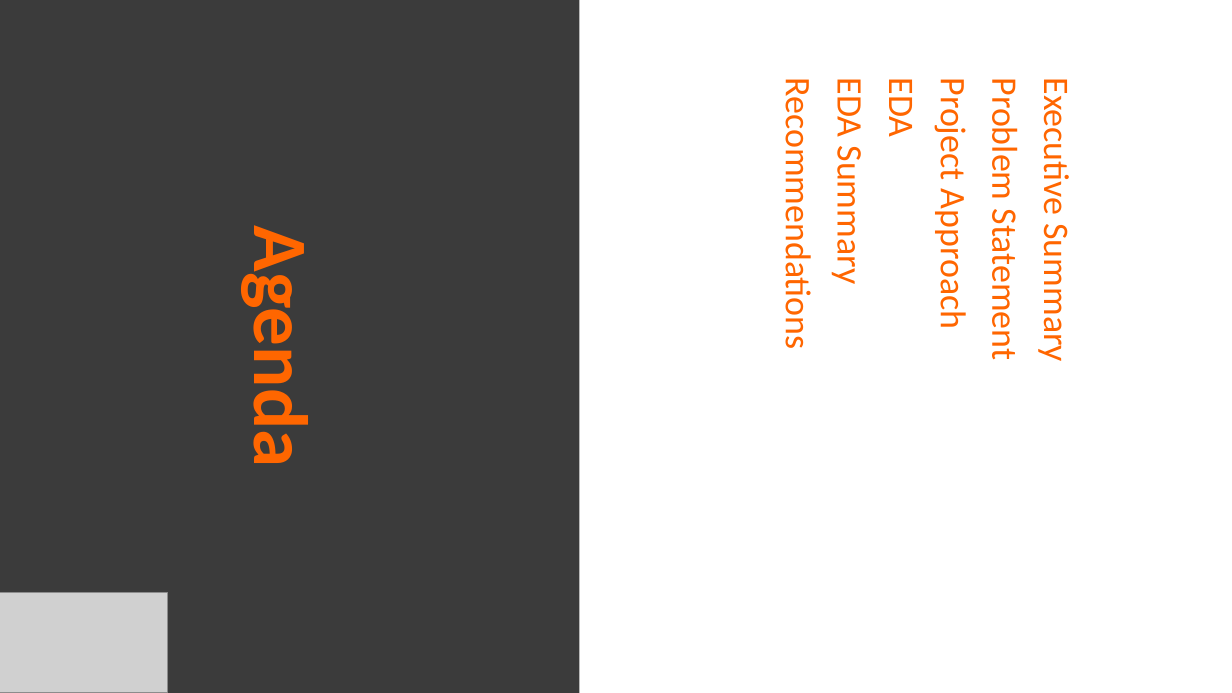
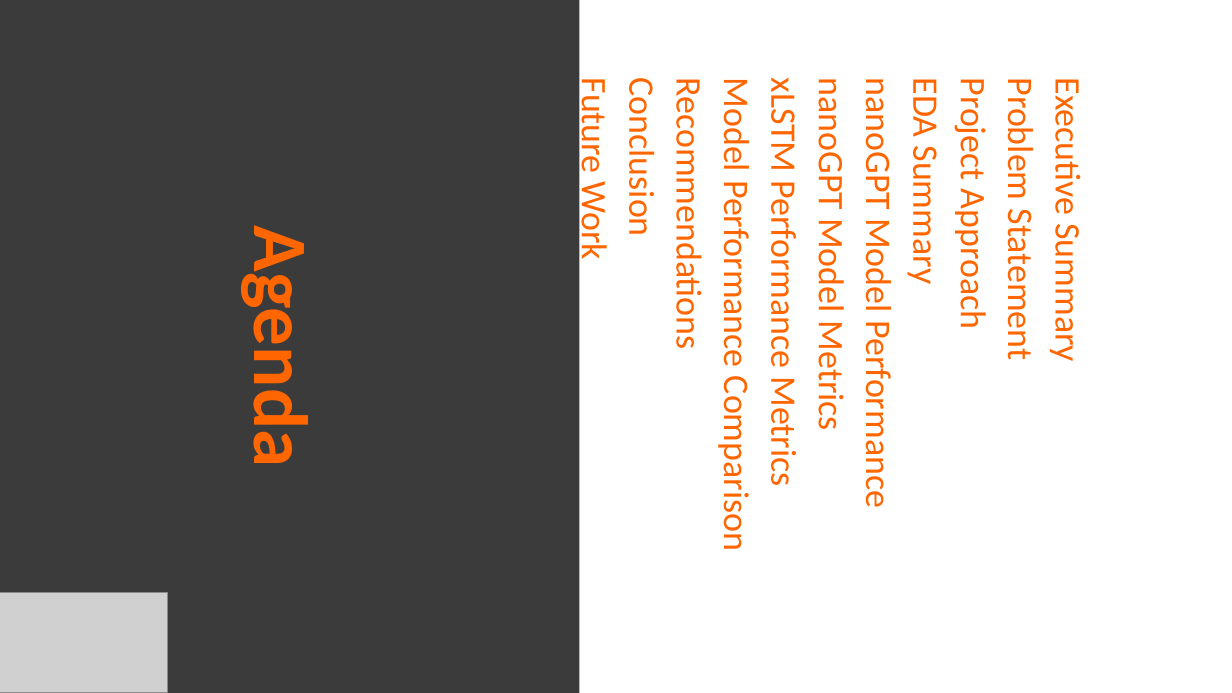
Before and after one commit to samson12193/xLSTM_Hate_Speech_Detector, a slide deck: slide 2 of Data Glacier Internship.pptx. Drawn at 1232x693 pixels with LibreOffice and Linux fonts; fonts in the diff are those of the drawing; grey boxes stand for pictures. Boxes give left, top, right and bottom in pixels: in the first picture for what was removed or moved away, otherwise in the second. Text is boxed around its words. In the diff, an @@ line names an element or a change of style, - is before the commit and + after.

```diff
--- a/Data Glacier Internship.pptx
+++ b/Data Glacier Internship.pptx
@@ subtitle at [572,87,664,258]: paragraphs added @@
+Conclusion
+Future Work
@@ subtitle at [667,84,1090,358]: line spacing 0.9 to 0.8 @@
@@ subtitle at [714,87,900,546]: paragraphs added @@
+nanoGPT Model Performance
+nanoGPT Model Metrics
+xLSTM Performance Metrics
+Model Performance Comparison
@@ subtitle at [880,84,924,136]: paragraph removed @@
-EDA
```
Also in this commit, not shown: 6 other slides changed, 7 slides added, 1 slide removed.
